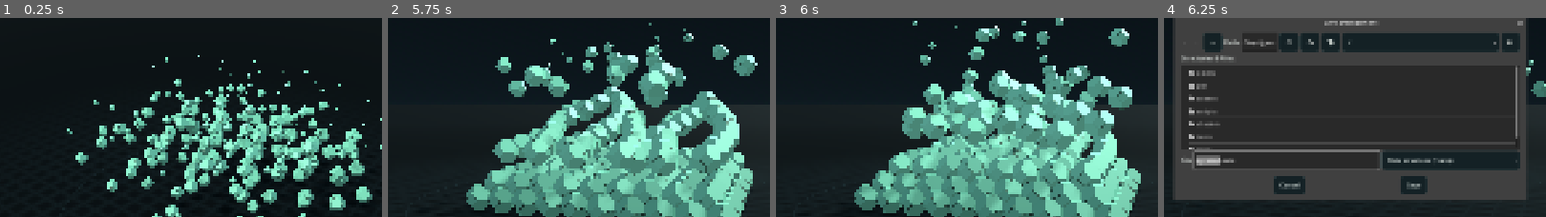
Above: before the commit, frames 1-4 (left to right).
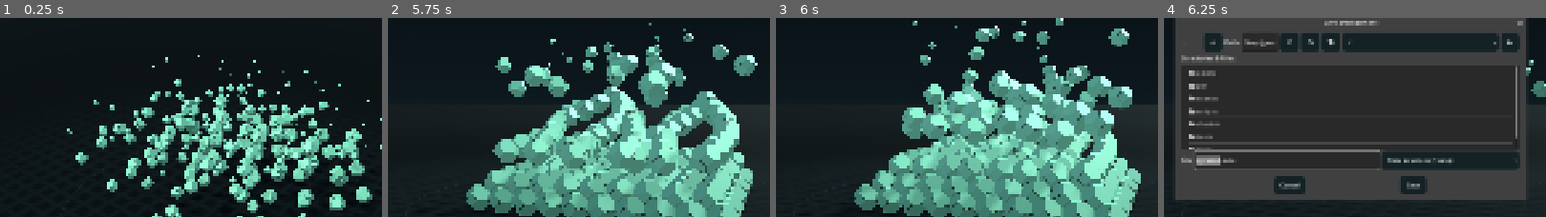
Above: after the commit, the same moments.

Repository: makevoid/godocta
Game: Godot game, scene res://scenes/main.tscn
The game is run twice, just before and just after one commit, with the same random seed, the same clock (stepped at 60 frames per second) and the same inputs.
Inputs (mouse positions are % of the whole screen's width and height, from its top left):
- Up to frame 1 (0.25 s): no input
- Up to frame 2 (5.75 s): click "Replay R" at 0.5 s; click "Replay R" at 1.25 s; click "Replay R" at 2 s; tap Enter at 2.75 s; move the mouse to (72, 45) at 2.77 s; hold Right 2.78-3.5 s; tap 1 at 2.85 s; click (72, 45) at 2.92 s; tap Space at 3.02 s; drag from (30, 55) to (45, 70) at 3.52 s; move the mouse to (60, 27) at 4.27 s; hold Right 4.28-5 s; tap 3 at 4.35 s; drag from (45, 70) to (20, 35) at 5.02 s
- Up to frame 3 (6 s): move the mouse to (80, 65) at 5.77 s; hold Left from 5.78 s (still down); tap 5 at 5.85 s
- Up to frame 4 (6.25 s): keep holding Left; tap Space at 6.02 s
The pictures show only the part of the screen within x 26-76%, y 19-69%; the shares and areas given below are measured in that part.

Frames 1-3 are identical in both runs. In frame 4, 0.1% of the frame differs, in the area x 8-92%, y 10-77%.

Commit message:
more structures

Diff:
--- a/scripts/rendering/world_theme.gd
+++ b/scripts/rendering/world_theme.gd
@@ -189,4 +189,317 @@
 			"silhouette": Color("737a8e"), "silhouette_height": 0.04, "silhouette_city": 1.0, "silhouette_seed": 17.0, "haze": 0.45,
 			"ground": Color("57534c"), "mottle": 0.2, "azimuth": -40.0,
 		}),
+		# The Golden Gate on a clear afternoon: Pacific swell, hazy hills of the bay beyond.
+		"golden_gate_bridge": _late_afternoon({
+			"zenith": Color("5f81ad"), "horizon": Color("ecd4ba"), "below": Color("a2b8c6"),
+			"cloud_scale": 1.2,
+			"silhouette": Color("6f7d86"), "silhouette_height": 0.06, "silhouette_seed": 21.0, "haze": 0.5,
+			"ground": Color("1e5068"), "water": 1.0, "water_level": 1.1, "azimuth": -35.0,
+		}),
+		# Lunar surface under a deep navy "space" sky; low hard sun, grey regolith.
+		"lunar_landing": _late_afternoon({
+			"zenith": Color("0d1630"), "horizon": Color("2b3654"), "below": Color("6d6b66"),
+			"glow": Color("c8d2f0"), "glow_strength": 0.2, "clouds": 0.0,
+			"sun": Color("fff3e2"), "sun_energy": 0.8, "elevation": 20.0,
+			"ambient": Color("c9d0e0"), "ambient_energy": 0.8,
+			"silhouette": Color("3e4048"), "silhouette_height": 0.03, "silhouette_seed": 7.0, "haze": 0.12,
+			"ground": Color("8a877f"), "mottle": 0.35, "azimuth": -35.0,
+		}),
+		# Green meadow under a warm sky, soft rolling hills in the haze.
+		"hillside_burrows": _late_afternoon({
+			"zenith": Color("6a88b0"), "horizon": Color("f0d6b4"), "below": Color("b5b896"),
+			"silhouette": Color("7d9478"), "silhouette_height": 0.06, "silhouette_seed": 13.0, "haze": 0.5,
+			"ground": Color("4f6b34"), "mottle": 0.35, "azimuth": -30.0,
+		}),
+		# Bay at low tide: the sea creeping over the sands, a low Normandy coast in the haze.
+		"mont_saint_michel": _late_afternoon({
+			"zenith": Color("6680a8"), "horizon": Color("ecd6bc"), "below": Color("b4b8b0"),
+			"silhouette": Color("7f8a80"), "silhouette_height": 0.025, "silhouette_seed": 23.0, "haze": 0.55,
+			"ground": Color("3f6f86"), "water": 1.0, "water_level": 1.1, "azimuth": -40.0,
+		}),
+		# Beijing haze: warm late light over a grey city skyline beyond the moat.
+		"forbidden_city": _late_afternoon({
+			"zenith": Color("6c84a6"), "horizon": Color("ead2b6"), "below": Color("aaa694"),
+			"silhouette": Color("7a7c86"), "silhouette_height": 0.035, "silhouette_city": 1.0, "silhouette_seed": 9.0, "haze": 0.6,
+			"ground": Color("5a6048"), "mottle": 0.3, "azimuth": -35.0,
+		}),
+		# Sydney Harbour on a clear afternoon: blue water around the point, a low city skyline in the haze.
+		"sydney_opera_house": _late_afternoon({
+			"zenith": Color("5d82b0"), "horizon": Color("ecd5ba"), "below": Color("a3bccb"),
+			"cloud_scale": 1.2,
+			"silhouette": Color("6f7a8c"), "silhouette_height": 0.035, "silhouette_city": 1.0, "silhouette_seed": 19.0, "haze": 0.45,
+			"ground": Color("1d5873"), "water": 1.0, "water_level": 0.35, "azimuth": -40.0,
+		}),
+		# Open meadow with low wooded hills; a bright, festive afternoon.
+		"funfair": _late_afternoon({
+			"zenith": Color("6a86ae"), "horizon": Color("efd6b8"), "below": Color("b6b69c"),
+			"silhouette": Color("72846e"), "silhouette_height": 0.05, "silhouette_seed": 17.0, "haze": 0.45,
+			"ground": Color("4a6034"), "mottle": 0.3, "azimuth": -40.0,
+		}),
+		# Sultanahmet: paved plaza and park, a hazy Istanbul skyline beyond.
+		"hagia_sophia": _late_afternoon({
+			"zenith": Color("6b84ab"), "horizon": Color("edd1b0"), "below": Color("b0a896"),
+			"silhouette": Color("737a8e"), "silhouette_height": 0.04, "silhouette_city": 1.0, "silhouette_seed": 17.0, "haze": 0.5,
+			"ground": Color("5a5b45"), "mottle": 0.25, "azimuth": -40.0,
+		}),
+		# Andean cloud forest: misty high valley, blue-green ranges behind the ridge.
+		"machu_picchu": _late_afternoon({
+			"zenith": Color("6787ae"), "horizon": Color("e6d6bf"), "below": Color("a9b29a"),
+			"silhouette": Color("5d7068"), "silhouette_height": 0.22, "silhouette_seed": 23.0, "haze": 0.6,
+			"ground": Color("3f5a33"), "mottle": 0.35, "azimuth": -30.0,
+		}),
+		# Venetian lagoon; the built canal runs on into the theme water, a low hazy skyline beyond.
+		"venice_grand_canal": _late_afternoon({
+			"zenith": Color("6a84aa"), "horizon": Color("efd2b0"), "below": Color("a9b8bc"),
+			"silhouette": Color("8a8a96"), "silhouette_height": 0.03, "silhouette_city": 1.0, "silhouette_seed": 21.0, "haze": 0.5,
+			"ground": Color("2c5f6e"), "water": 1.0, "water_level": 1.1, "azimuth": -40.0,
+		}),
+		# Barcelona's Eixample: warm Mediterranean haze over a low city skyline.
+		"sagrada_familia": _late_afternoon({
+			"zenith": Color("6886ae"), "horizon": Color("efd6b4"), "below": Color("b4ab9a"),
+			"silhouette": Color("7a7f90"), "silhouette_height": 0.04, "silhouette_city": 1.0, "silhouette_seed": 17.0, "haze": 0.45,
+			"ground": Color("5a564e"), "mottle": 0.2, "azimuth": -40.0,
+		}),
+		# New York Harbor: open water with a hazy Manhattan skyline beyond.
+		"statue_of_liberty": _late_afternoon({
+			"zenith": Color("5f7fab"), "horizon": Color("ebd2b8"), "below": Color("9fb2c0"),
+			"cloud_color": Color("dcc8bc"),
+			"silhouette": Color("5f6680"), "silhouette_height": 0.04, "silhouette_city": 1.0, "silhouette_seed": 5.0, "haze": 0.4,
+			"ground": Color("1f4a60"), "water": 1.0, "water_level": 0.8, "azimuth": -40.0,
+		}),
+		# Rose sandstone desert of Wadi Musa: warm dusty haze over red ranges.
+		"petra_treasury": _late_afternoon({
+			"zenith": Color("6585b0"), "horizon": Color("f0d0aa"), "below": Color("c9a585"),
+			"silhouette": Color("a8664c"), "silhouette_height": 0.08, "silhouette_seed": 19.0, "haze": 0.5,
+			"ground": Color("c49a6c"), "mottle": 0.3, "azimuth": -25.0,
+		}),
+		# Dusky highland loch below blue mountains; lantern-lit castle on its cliff.
+		"wizard_academy": _late_afternoon({
+			"zenith": Color("4f6790"), "horizon": Color("e3c3a6"), "below": Color("8d98a6"),
+			"cloud_color": Color("d6c2bb"),
+			"silhouette": Color("56627e"), "silhouette_height": 0.18, "silhouette_seed": 23.0, "haze": 0.55,
+			"ground": Color("1d3a4c"), "water": 1.0, "water_level": 0.6, "azimuth": -35.0,
+		}),
+		# Norwegian fjord under a veiled sky; blue mountain ranges beyond the theme water.
+		"viking_harbor": _late_afternoon({
+			"zenith": Color("5a6f90"), "horizon": Color("d9cbbd"), "below": Color("9aa8b0"),
+			"cloud_color": Color("d4cbc6"), "clouds": 0.85,
+			"silhouette": Color("5c6a80"), "silhouette_height": 0.16, "silhouette_seed": 21.0, "haze": 0.55,
+			"ground": Color("1d4658"), "water": 1.0, "water_level": 0.8, "azimuth": -30.0,
+		}),
+		# Westminster on the Thames under a hazy London afternoon, a low city skyline beyond.
+		"big_ben": _late_afternoon({
+			"zenith": Color("6680a8"), "horizon": Color("e9d0b6"), "below": Color("9aa3ad"),
+			"cloud_color": Color("d8c8bf"),
+			"silhouette": Color("6c7286"), "silhouette_height": 0.035, "silhouette_city": 1.0, "silhouette_seed": 9.0, "haze": 0.5,
+			"ground": Color("2a4a5c"), "water": 1.0, "water_level": 0.6, "azimuth": -40.0,
+		}),
+		# Open ocean under a hazy late-afternoon sky.
+		"aircraft_carrier": _late_afternoon({
+			"zenith": Color("5c7ca8"), "horizon": Color("e4d6c8"), "below": Color("a2b6c6"),
+			"cloud_scale": 1.3, "haze": 0.35,
+			"ground": Color("1c4a64"), "water": 1.0, "water_level": 3.8, "azimuth": -35.0,
+		}),
+		# Deep forest glade: warm low sun filtering through a distant wall of old trees.
+		"treehouse_village": _late_afternoon({
+			"zenith": Color("6886ac"), "horizon": Color("ecd6b0"), "below": Color("aab694"),
+			"silhouette": Color("4f6a48"), "silhouette_height": 0.14, "silhouette_seed": 17.0, "haze": 0.55,
+			"ground": Color("3f5a30"), "mottle": 0.4, "azimuth": -30.0,
+		}),
+		# Giza plateau: warm desert haze over the dunes, low sandstone ridges on the horizon.
+		"giza_pyramids": _late_afternoon({
+			"zenith": Color("6787b2"), "horizon": Color("f2d3a6"), "below": Color("cdb088"),
+			"silhouette": Color("b38a62"), "silhouette_height": 0.04, "silhouette_seed": 23.0, "haze": 0.55,
+			"ground": Color("c9a774"), "mottle": 0.3, "azimuth": -35.0,
+		}),
+		# Flat Yucatán jungle under a humid, hazy sky; low green tree line on the horizon.
+		"chichen_itza": _late_afternoon({
+			"zenith": Color("6684a8"), "horizon": Color("e9d3b4"), "below": Color("aab49a"),
+			"silhouette": Color("4f6a48"), "silhouette_height": 0.03, "silhouette_seed": 17.0, "haze": 0.55,
+			"ground": Color("3f5a2e"), "mottle": 0.35, "azimuth": -35.0,
+		}),
+		# Lhasa valley: thin clear high-altitude air, bare brown mountain ranges in the haze.
+		"potala_palace": _late_afternoon({
+			"zenith": Color("4f74ad"), "horizon": Color("e4d6c0"), "below": Color("b4ab95"),
+			"silhouette": Color("7d7a86"), "silhouette_height": 0.12, "silhouette_seed": 17.0, "haze": 0.35,
+			"ground": Color("7a6d4c"), "mottle": 0.3, "azimuth": -35.0,
+		}),
+		# Breezy hilltop sky-dock above rolling green downs, warm late light.
+		"steampunk_airship": _late_afternoon({
+			"zenith": Color("6886ae"), "horizon": Color("efd3b0"), "below": Color("b6b59c"),
+			"silhouette": Color("72806e"), "silhouette_height": 0.06, "silhouette_seed": 21.0, "haze": 0.5,
+			"ground": Color("475c33"), "mottle": 0.3, "azimuth": -35.0,
+		}),
+		# Hazy Attic afternoon: dry olive hills and Hymettus beyond the city.
+		"parthenon": _late_afternoon({
+			"zenith": Color("6a86ad"), "horizon": Color("efd6b4"), "below": Color("c2b496"),
+			"silhouette": Color("8a8a7c"), "silhouette_height": 0.06, "silhouette_seed": 17.0, "haze": 0.5,
+			"ground": Color("7a6e52"), "mottle": 0.3, "azimuth": -40.0,
+		}),
+		# Hazy autumn mountain ridges north of Beijing.
+		"great_wall": _late_afternoon({
+			"zenith": Color("6a80a6"), "horizon": Color("ecd0b0"), "below": Color("b2ab98"),
+			"silhouette": Color("6d7a8c"), "silhouette_height": 0.14, "silhouette_seed": 17.0, "haze": 0.6,
+			"ground": Color("475a36"), "mottle": 0.35, "azimuth": -30.0,
+		}),
+		# Adriatic coast: clear blue sea under a bright late sky, karst hills inland.
+		"dubrovnik": _late_afternoon({
+			"zenith": Color("4f7fb4"), "horizon": Color("ecd8bf"), "below": Color("9cbccb"),
+			"silhouette": Color("737a72"), "silhouette_height": 0.07, "silhouette_seed": 43.0, "haze": 0.4,
+			"ground": Color("1b5a78"), "water": 1.0, "water_level": 0.6, "azimuth": -35.0,
+		}),
+		# Kedu plain parkland: humid tropical haze, green volcanic hills on the horizon.
+		"borobudur": _late_afternoon({
+			"zenith": Color("6886aa"), "horizon": Color("ecd4b2"), "below": Color("a9b393"),
+			"silhouette": Color("5d7560"), "silhouette_height": 0.08, "silhouette_seed": 23.0, "haze": 0.6,
+			"ground": Color("44602f"), "mottle": 0.3, "azimuth": -35.0,
+		}),
+		# Dusty Martian afternoon: butterscotch sky, pale haze, low rust-red mesas on the horizon.
+		"mars_base": _late_afternoon({
+			"zenith": Color("8a6a55"), "horizon": Color("e8b98c"), "below": Color("b9744a"),
+			"glow": Color("f2d2b0"), "glow_strength": 0.25, "clouds": 0.0,
+			"sun": Color("ffe6c8"), "sun_energy": 0.9,
+			"silhouette": Color("9a5a3c"), "silhouette_height": 0.05, "silhouette_seed": 19.0, "haze": 0.5,
+			"ground": Color("a65a36"), "mottle": 0.35, "azimuth": -35.0,
+		}),
+		# Highland glen: misty blue-grey mountain ranges beyond the hills.
+		"steam_train": _late_afternoon({
+			"zenith": Color("6a7fa3"), "horizon": Color("e6d2b8"), "below": Color("a9ac98"),
+			"silhouette": Color("66738c"), "silhouette_height": 0.12, "silhouette_seed": 17.0, "haze": 0.55,
+			"ground": Color("4a5e36"), "mottle": 0.35, "azimuth": -30.0,
+		}),
+		# Guanabara Bay haze with green Tijuca ridges; the cove meets the sea.
+		"christ_the_redeemer": _late_afternoon({
+			"zenith": Color("5f80ad"), "horizon": Color("efd3b4"), "below": Color("9fb8c4"),
+			"silhouette": Color("5d7a6a"), "silhouette_height": 0.1, "silhouette_seed": 17.0, "haze": 0.45,
+			"ground": Color("1d4f63"), "water": 1.0, "water_level": 2.0, "azimuth": -40.0,
+		}),
+		# Granada: dry olive hills under a hazy Sierra Nevada.
+		"alhambra": _late_afternoon({
+			"zenith": Color("6b86ac"), "horizon": Color("efd3b2"), "below": Color("bdb096"),
+			"silhouette": Color("7f879c"), "silhouette_height": 0.1, "silhouette_seed": 17.0, "haze": 0.55,
+			"ground": Color("5d6340"), "mottle": 0.3, "azimuth": -35.0,
+		}),
+		# Tropical Pacific; the sea plate is part of the build and runs on into the theme ocean.
+		"volcano_island": _late_afternoon({
+			"zenith": Color("5a86b4"), "horizon": Color("f0d8bc"), "below": Color("9fc4cf"),
+			"cloud_scale": 1.1, "haze": 0.35,
+			"ground": Color("17607a"), "water": 1.0, "water_level": 0.6, "azimuth": -35.0,
+		}),
+		# South Pacific coast; the build's sea layer runs on into the theme ocean.
+		"easter_island": _late_afternoon({
+			"zenith": Color("5a7eab"), "horizon": Color("ead5bd"), "below": Color("a3b8c6"),
+			"cloud_scale": 1.25, "haze": 0.4,
+			"ground": Color("1d5470"), "water": 1.0, "water_level": 0.8, "azimuth": -35.0,
+		}),
+		# Roman afternoon: warm haze over the Palatine and a low skyline of domes and pines.
+		"colosseum_ruins": _late_afternoon({
+			"zenith": Color("6b85aa"), "horizon": Color("efd4b0"), "below": Color("bcb398"),
+			"silhouette": Color("857f74"), "silhouette_height": 0.04, "silhouette_city": 1.0, "silhouette_seed": 19.0, "haze": 0.5,
+			"ground": Color("5f6040"), "mottle": 0.3, "azimuth": -40.0,
+		}),
+		# Gloomy hilltop at dusk: dark meadow, bruised sky and low hazy hills.
+		"haunted_manor": _late_afternoon({
+			"zenith": Color("4f5d7e"), "horizon": Color("d9b49a"), "below": Color("8f9488"),
+			"clouds": 0.85, "cloud_color": Color("cdb9b4"),
+			"silhouette": Color("4c5466"), "silhouette_height": 0.08, "silhouette_seed": 23.0, "haze": 0.6,
+			"ground": Color("34472c"), "mottle": 0.35, "azimuth": -35.0,
+		}),
+		# Kyoto hills in autumn: soft haze over wooded ridges.
+		"golden_pavilion": _late_afternoon({
+			"zenith": Color("7090b8"), "horizon": Color("efd8bc"), "below": Color("aeb58e"),
+			"silhouette": Color("56704e"), "silhouette_height": 0.09, "silhouette_seed": 21.0, "haze": 0.45,
+			"ground": Color("4f6a34"), "mottle": 0.32, "azimuth": -35.0,
+		}),
+		# Open ocean under a late-afternoon sky; the sea plate runs on into the theme sea.
+		"clipper_ship": _late_afternoon({
+			"zenith": Color("5a80b0"), "horizon": Color("ead7c3"), "below": Color("a4bccb"),
+			"cloud_scale": 1.3, "clouds": 0.8, "haze": 0.35,
+			"ground": Color("1d5370"), "water": 1.0, "water_level": 0.95, "azimuth": -35.0,
+		}),
+		# Himalayan valley: forested slopes and blue mountain ranges in the haze.
+		"tigers_nest": _late_afternoon({
+			"zenith": Color("6580a8"), "horizon": Color("e9d3b8"), "below": Color("aeb4a0"),
+			"silhouette": Color("66718e"), "silhouette_height": 0.16, "silhouette_seed": 13.0, "haze": 0.55,
+			"ground": Color("3f5a34"), "mottle": 0.35, "azimuth": -30.0,
+		}),
+		# Moscow: paved city with a low skyline in the haze; the river is part of the build.
+		"kremlin": _late_afternoon({
+			"zenith": Color("6a82aa"), "horizon": Color("ead2b6"), "below": Color("a8a499"),
+			"silhouette": Color("6f7488"), "silhouette_height": 0.035, "silhouette_city": 1.0, "silhouette_seed": 17.0, "haze": 0.45,
+			"ground": Color("55524c"), "mottle": 0.2, "azimuth": -40.0,
+		}),
+		# Amsterdam's canal ring on a soft Dutch afternoon: hazy gabled skyline beyond.
+		"amsterdam_canals": _late_afternoon({
+			"zenith": Color("6c86ac"), "horizon": Color("e8d4bc"), "below": Color("a6aaa6"),
+			"silhouette": Color("7c8290"), "silhouette_height": 0.035, "silhouette_city": 1.0, "silhouette_seed": 23.0, "haze": 0.5,
+			"ground": Color("55524c"), "mottle": 0.2, "azimuth": -40.0,
+		}),
+		# Theban desert at golden hour: pale sky, faint Theban hills beyond the Nile.
+		"karnak_temple": _late_afternoon({
+			"zenith": Color("6886b0"), "horizon": Color("f1d2a4"), "below": Color("cbad84"),
+			"silhouette": Color("b0855c"), "silhouette_height": 0.05, "silhouette_seed": 29.0, "haze": 0.55,
+			"ground": Color("cfae78"), "mottle": 0.3, "azimuth": -30.0,
+		}),
+		# Red-rock desert under a clear high-plateau sky; distant mesas on the horizon.
+		"monument_valley": _late_afternoon({
+			"zenith": Color("5a83b9"), "horizon": Color("f1d0a4"), "below": Color("c79a72"),
+			"silhouette": Color("a75a3c"), "silhouette_height": 0.07, "silhouette_seed": 29.0, "haze": 0.4,
+			"ground": Color("c27a4c"), "mottle": 0.3, "azimuth": -40.0,
+		}),
+		# Babylon on the Euphrates: warm hazy Mesopotamian plain, low tan horizon.
+		"ishtar_gate": _late_afternoon({
+			"zenith": Color("6684ae"), "horizon": Color("f0d0a2"), "below": Color("c9a97e"),
+			"silhouette": Color("a8825c"), "silhouette_height": 0.035, "silhouette_seed": 31.0, "haze": 0.55,
+			"ground": Color("cdab76"), "mottle": 0.3, "azimuth": -30.0,
+		}),
+		# Mesa Verde canyon country: piñon-juniper mesas in a warm haze.
+		"cliff_palace": _late_afternoon({
+			"zenith": Color("6d88b0"), "horizon": Color("efd0aa"), "below": Color("c2a98a"),
+			"silhouette": Color("9a7a5c"), "silhouette_height": 0.06, "silhouette_seed": 13.0, "haze": 0.45,
+			"ground": Color("7a6a4a"), "mottle": 0.3, "azimuth": -30.0,
+		}),
+		# Norwegian fjord below steep green mountains; the fjord layer is part of the build.
+		"stave_church": _late_afternoon({
+			"zenith": Color("6282aa"), "horizon": Color("e6d3bf"), "below": Color("a9bcc4"),
+			"silhouette": Color("5f7590"), "silhouette_height": 0.18, "silhouette_seed": 21.0, "haze": 0.45,
+			"ground": Color("24566a"), "water": 1.0, "water_level": 0.9, "azimuth": -35.0,
+		}),
+		# Franconian farmland and low wooded hills around the Tauber valley.
+		"rothenburg": _late_afternoon({
+			"zenith": Color("6a84aa"), "horizon": Color("ecd2b4"), "below": Color("b4b39a"),
+			"silhouette": Color("72806a"), "silhouette_height": 0.06, "silhouette_seed": 17.0, "haze": 0.5,
+			"ground": Color("4a5e34"), "mottle": 0.3, "azimuth": -35.0,
+		}),
+		# West Highland sea loch under a soft late sky; blue mountain ridges beyond the theme water.
+		"eilean_donan": _late_afternoon({
+			"zenith": Color("57709a"), "horizon": Color("e6cdb4"), "below": Color("95a3ad"),
+			"cloud_color": Color("d8cac2"), "clouds": 0.8,
+			"silhouette": Color("5a6882"), "silhouette_height": 0.16, "silhouette_seed": 27.0, "haze": 0.5,
+			"ground": Color("1e4a5e"), "water": 1.0, "water_level": 0.6, "azimuth": -35.0,
+		}),
+		# Overcast North Sea: grey veiled sky, cold steel-blue water to the horizon.
+		"oil_rig": _late_afternoon({
+			"zenith": Color("5a6e8c"), "horizon": Color("d6d0c8"), "below": Color("98a8b4"),
+			"clouds": 0.9, "cloud_color": Color("cfcac6"), "cloud_scale": 1.3, "haze": 0.5,
+			"ground": Color("1c4458"), "water": 1.0, "water_level": 0.6, "azimuth": -35.0,
+		}),
+		# Istanbul at golden hour: warm Marmara haze, low city skyline beyond the park.
+		"blue_mosque": _late_afternoon({
+			"zenith": Color("5f7fae"), "horizon": Color("f0cfa6"), "below": Color("aeb3a2"),
+			"silhouette": Color("6f7890"), "silhouette_height": 0.05, "silhouette_city": 1.0, "silhouette_seed": 29.0, "haze": 0.55,
+			"ground": Color("55603f"), "mottle": 0.3, "azimuth": -35.0,
+		}),
+		# Ligurian coast: warm late light, deep blue sea, hazy green headlands on the horizon.
+		"cinque_terre": _late_afternoon({
+			"zenith": Color("4f7fb4"), "horizon": Color("efd8bc"), "below": Color("9cbccb"),
+			"silhouette": Color("5f7466"), "silhouette_height": 0.09, "silhouette_seed": 57.0, "haze": 0.45,
+			"ground": Color("1b5a78"), "water": 1.0, "water_level": 0.5, "azimuth": -35.0,
+		}),
+		# Flat Dutch polder under a wide sky; low tree lines on the horizon.
+		"kinderdijk": _late_afternoon({
+			"zenith": Color("6684ab"), "horizon": Color("e9d6bf"), "below": Color("b1b59c"),
+			"silhouette": Color("7f8c78"), "silhouette_height": 0.02, "silhouette_seed": 17.0, "haze": 0.5,
+			"ground": Color("4a6234"), "mottle": 0.3, "azimuth": -40.0,
+		}),
 	}
--- a/tests/test_core.gd
+++ b/tests/test_core.gd
@@ -304,11 +304,21 @@
 func _test_generated_builds() -> void:
 	var codec := OctaFile.new()
 	for name in [
-		"angkor_wat", "arena", "battleship", "castle", "cruise_ship", "eiffel_tower",
-		"floating_islands", "gothic_cathedral", "japanese_castle", "lighthouse_cove", "manhattan",
-		"medieval_tower", "meteora", "neuschwanstein", "piazza_dei_miracoli", "pirate_galleon",
-		"pont_du_gard", "prague_old_town", "santorini", "saturn_v_launch", "st_basils_cathedral",
-		"taj_mahal", "temple_of_heaven", "tower_bridge", "wild_west_town"
+		"aircraft_carrier", "alhambra", "amsterdam_canals", "angkor_wat", "arena", "battleship",
+		"big_ben", "blue_mosque", "borobudur", "castle", "chichen_itza", "christ_the_redeemer",
+		"cinque_terre", "cliff_palace", "clipper_ship", "colosseum_ruins", "cruise_ship",
+		"dubrovnik", "easter_island", "eiffel_tower", "eilean_donan", "floating_islands",
+		"forbidden_city", "funfair", "giza_pyramids", "golden_gate_bridge", "golden_pavilion",
+		"gothic_cathedral", "great_wall", "hagia_sophia", "haunted_manor", "hillside_burrows",
+		"ishtar_gate", "japanese_castle", "karnak_temple", "kinderdijk", "kremlin",
+		"lighthouse_cove", "lunar_landing", "machu_picchu", "manhattan", "mars_base",
+		"medieval_tower", "meteora", "mont_saint_michel", "monument_valley", "neuschwanstein",
+		"oil_rig", "parthenon", "petra_treasury", "piazza_dei_miracoli", "pirate_galleon",
+		"pont_du_gard", "potala_palace", "prague_old_town", "rothenburg", "sagrada_familia",
+		"santorini", "saturn_v_launch", "st_basils_cathedral", "statue_of_liberty", "stave_church",
+		"steam_train", "steampunk_airship", "sydney_opera_house", "taj_mahal", "temple_of_heaven",
+		"tigers_nest", "tower_bridge", "treehouse_village", "venice_grand_canal", "viking_harbor",
+		"volcano_island", "wild_west_town", "wizard_academy"
 	]:
 		var structure := codec.load_structure("res://structures/%s.octa" % name)
 		check(structure != null, "Generated %s loads: %s" % [name, codec.last_error])
Not shown, changed: docs/build-ideas.md
Not shown, added: gen/scenes/aircraft_carrier.go
Not shown, added: gen/scenes/alhambra.go
Not shown, added: gen/scenes/amsterdam_canals.go
Not shown, added: gen/scenes/big_ben.go
Not shown, added: gen/scenes/blue_mosque.go
Not shown, added: gen/scenes/borobudur.go
Not shown, added: gen/scenes/chichen_itza.go
Not shown, added: gen/scenes/christ_the_redeemer.go
Not shown, added: gen/scenes/cinque_terre.go
Not shown, added: gen/scenes/cliff_palace.go
Not shown, added: gen/scenes/clipper_ship.go
(and 89 more such lines)
